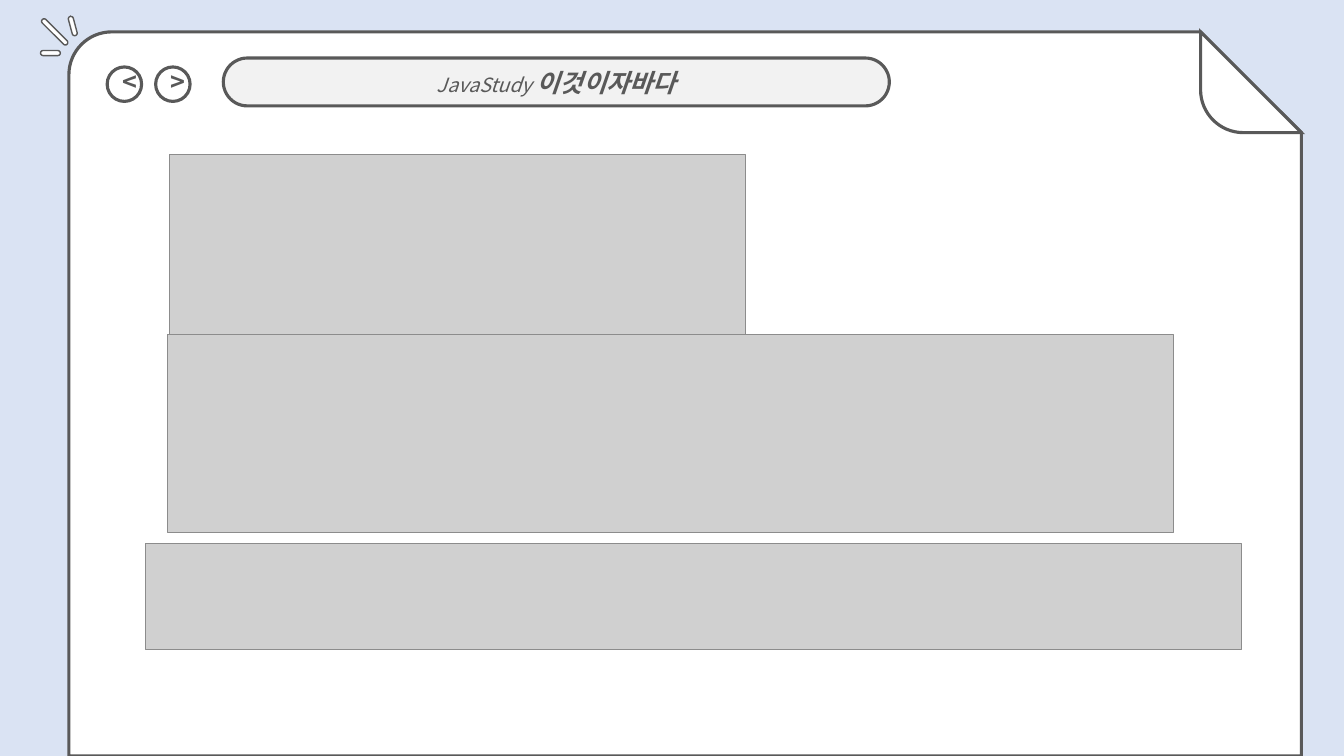
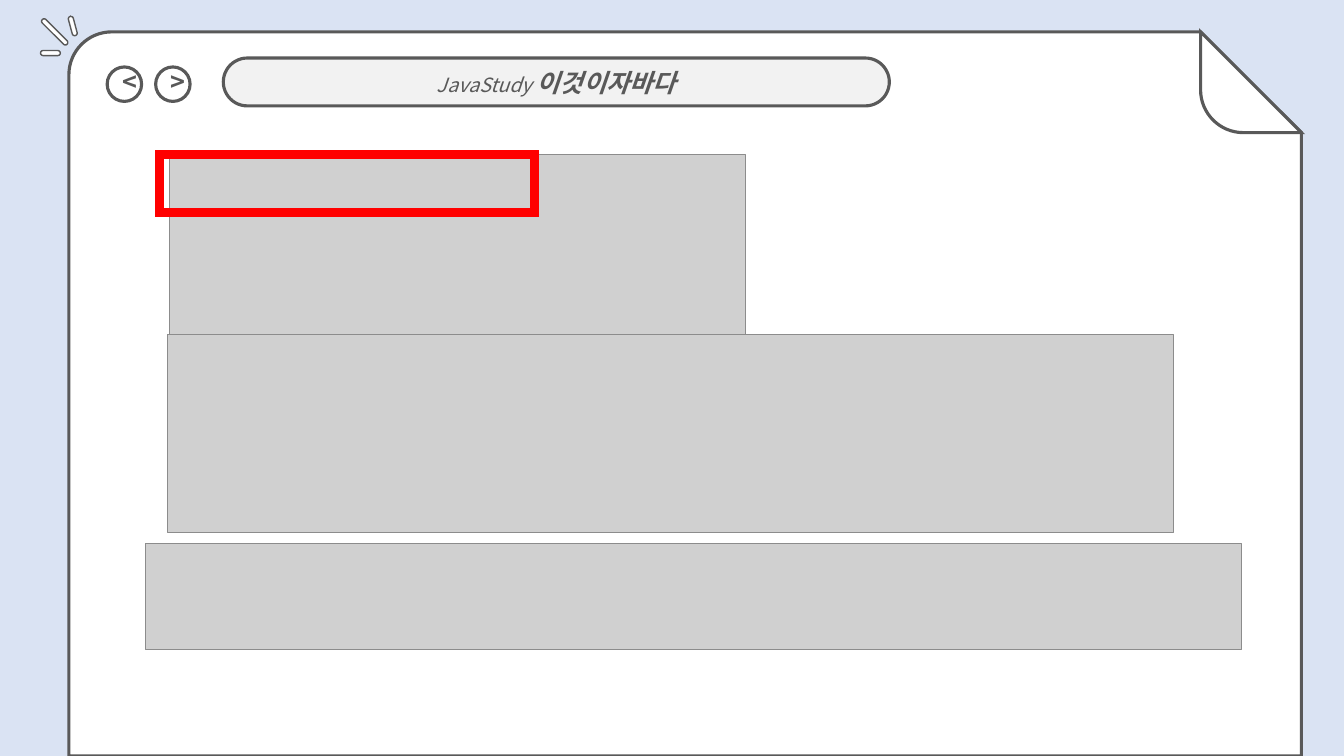
Before and after one commit to jihyyeshin/2019-1-Javastudy, a slide deck: slide 8 of 4주차/4.4 신지혜 발표자료.pptx. Drawn at 1344x756 pixels with LibreOffice and Linux fonts; fonts in the diff are those of the drawing; grey boxes stand for pictures. Boxes give left, top, right and bottom in pixels: in the first picture for what was removed or moved away, otherwise in the second. Text is boxed around its words. In the diff, an @@ line names an element or a change of style, - is before the commit and + after.

```diff
--- a/4주차/4.4 신지혜 발표자료.pptx
+++ b/4주차/4.4 신지혜 발표자료.pptx
@@ rectangle added at box(159, 154, 534, 212), outline #FF0000 6 pt @@
```
Also in this commit, not shown: 2 other slides changed, 1 slide added, 1 slide removed, 2 other files.
